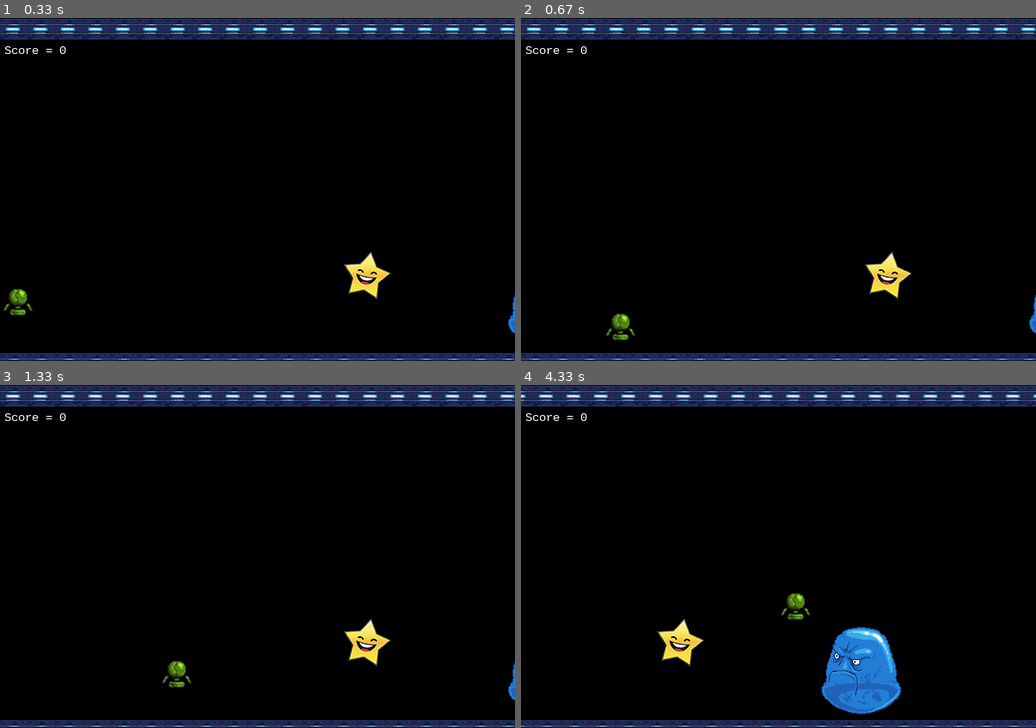
Above: before the commit, frames 1-4 (two rows, left to right).
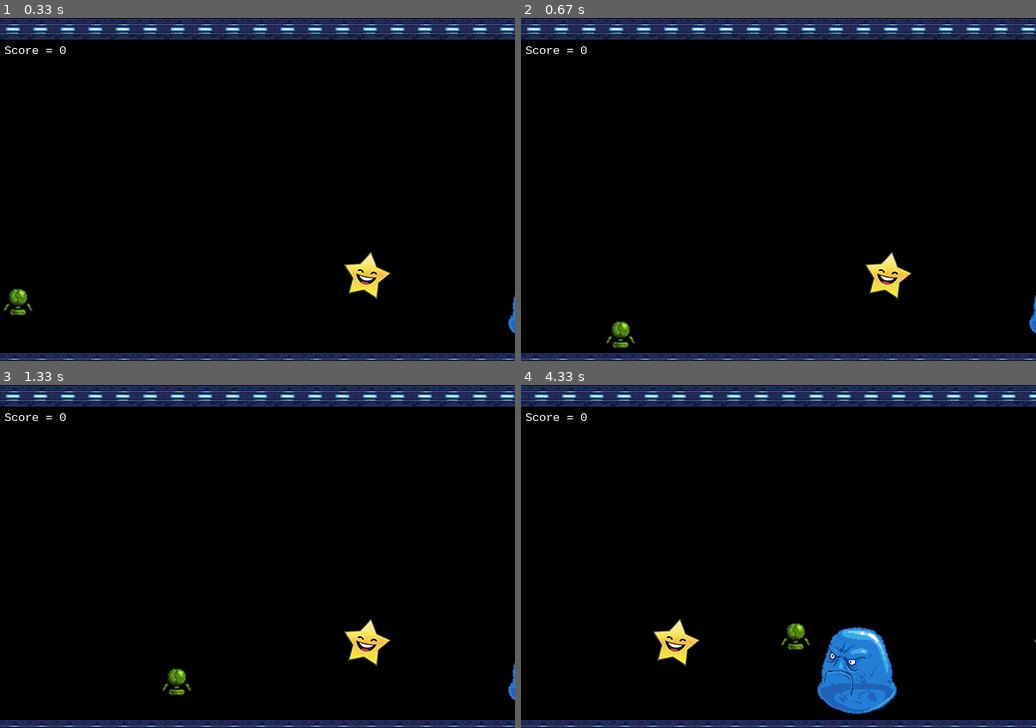
Above: after the commit, the same moments.

Repository: DanCher17/Game
Game: pygame game, started from game.py
Two runs of this game, one before a commit and one after it. Both use one fixed random seed, a clock stepped at 60 frames per second and the inputs below. The source is Python 2; it was converted automatically to run under Python 3.
Inputs:
- Up to frame 1 (0.33 s): type "1 (at the terminal prompt)" at 0 s; type "1 (at the terminal prompt)" at 0 s
- Up to frame 2 (0.67 s): hold Right from 0.33 s (still down)
- Up to frame 3 (1.33 s): release Right at 0.8 s; hold Up 0.83-1.13 s; hold Right from 1.17 s (still down)
- Up to frame 4 (4.33 s): release Right at 1.63 s; hold Down 1.67-1.97 s; hold Up 2-2.37 s; hold Right 2.4-3.03 s; hold Right 3.47-3.93 s; hold Up 3.97-4.27 s

Frame 1 is identical in both runs. In frame 2, 0.3% of the frame differs, in the area x 16-23%, y 86-97%; in frame 3, 0.3%; in frame 4, 4.1%, in the area x 0-100%, y 0-100%.

Commit message:
after refucktoring

Diff:
--- /dev/null
+++ b/GameObject.py
@@ -0,0 +1,9 @@
+import pygame
+from pygame import *
+
+class GameObject(sprite.Sprite):
+    def __init__(self, x, y, width, height, image):
+        sprite.Sprite.__init__(self)
+        self.image = Surface((width, height))
+        self.image = image
+        self.rect = self.image.get_rect(x = x, y = y)
--- a/game.py
+++ b/game.py
@@ -5,70 +5,17 @@
 import time
 import pygame
 from pygame import *
+from camera import *
 from player import *
-from monsters import *
-from camera import *
-from star import *
-from tramp import *
-from ground import *
+from loadLevel import *
 
 pygame.init()
 
 WIN_WIDTH = 600
 WIN_HEIGHT = 400
 DISPLAY = (WIN_WIDTH, WIN_HEIGHT)
-font = pygame.font.SysFont("Consolas", 16)
+FONT = pygame.font.SysFont("Consolas", 16)
 CENTER_OF_SCREEN = WIN_WIDTH / 2, WIN_HEIGHT / 2
-
-def loadLevel(name):
-    global playerX, playerY
-    global total_level_height, total_level_width
-    global sprite_layers
-
-    world_map = tmxreader.TileMapParser().parse_decode(name)
-    resources = helperspygame.ResourceLoaderPygame()
-    resources.load(world_map)
-
-    sprite_layers = helperspygame.get_layers_from_map(resources)
-
-    monsters_layer_1 = sprite_layers[0]
-    for monster in monsters_layer_1.objects:
-        x = monster.x
-        y = monster.y
-        mn = Monster_1(x,y)
-        monsters.add(mn)
-        entities.add(monsters)
-    monsters_layer_2 = sprite_layers[1]
-    for monster in monsters_layer_2.objects:
-        x = monster.x
-        y = monster.y
-        mn = Monster_2(x,y)
-        monsters.add(mn)
-        entities.add(monsters)
-    monsters_layer_3 = sprite_layers[2]
-    for monster in monsters_layer_3.objects:
-        x = monster.x
-        y = monster.y
-        mn = Monster_3(x,y)
-        monsters.add(mn)
-        entities.add(monsters)
-    stars_layer = sprite_layers[3]
-    for star in stars_layer.objects:
-        x = star.x
-        y = star.y
-        st = Star(x,y)
-        stars.add(st)
-        entities.add(stars)
-    tramps_layer = sprite_layers[4]
-    for tramp in tramps_layer.objects:
-        x = tramp.x
-        y = tramp.y
-        tr = Tramp(x,y)
-        tramps.add(tr)
-        entities.add(tramps)
-
-    total_level_width  = 3500
-    total_level_height = 320
 
 def main():
     print("Enter position: ")
@@ -76,79 +23,64 @@
     print("Enter boost: ")
     boost = int(input())
 
-    pygame.init()
-    screen = pygame.display.set_mode(DISPLAY)
-    pygame.display.set_caption("Duckin Ball")
+    screen = pygame.display.set_mode((DISPLAY))
+    pygame.display.set_caption("GAME")
     bg = Surface((WIN_WIDTH,WIN_HEIGHT))
     renderer = helperspygame.RendererPygame()
-    loadLevel("level.tmx")
 
-    right = False
-    up = False
-    down = False
+    sprite_layers, items_for_show, colliders = loadLevel("level.tmx")
 
-    for i in range(200):
-        gr = Ground(i*32, 390)
-        ground.append(gr)
-        tp = Ground(i*32, 0)
-        ground.append(tp)
-    entities.add(ground)
+    control = {'right': False, 'up': False, 'down': False}
 
-    hero = Player(x,80, boost)
-    entities.add(hero)
+    hero = Player(x, 80, boost)
+    items_for_show.add(hero)
 
     timer = pygame.time.Clock()
 
-    camera = Camera(camera_configure, total_level_width, total_level_height)
-
+    camera = Camera(camera_configure, 3500, 320)
+    white = pygame.Color('white')
     while not hero.win:
         timer.tick(60)
+
         for e in pygame.event.get():
             if e.type == QUIT:
                 raise (SystemExit, "QUIT")
             if e.type == KEYDOWN and e.key == K_RIGHT:
-               right = True
+               control['right'] = True
             if e.type == KEYDOWN and e.key == K_UP:
-               up = True
+               control['up'] = True
             if e.type == KEYDOWN and e.key == K_DOWN:
-               down = True
+               control['down'] = True
 
             if e.type == KEYUP and e.key == K_RIGHT:
-               right = False
+               control['right'] = False
             if e.type == KEYUP and e.key == K_UP:
-               up = False
+               control['up'] = False
             if e.type == KEYUP and e.key == K_DOWN:
-               down = False
+               control['down'] = False
 
         for sprite_layer in sprite_layers:
             if not sprite_layer.is_object_group:
                 renderer.render_layer(screen, sprite_layer)
 
-        for e in entities:
+        for e in items_for_show:
             screen.blit(e.image, camera.apply(e))
 
         camera.update(hero)
         center_offset = camera.reverse(CENTER_OF_SCREEN)
         renderer.set_camera_position_and_size(center_offset[0], center_offset[1], WIN_WIDTH, WIN_HEIGHT, "center")
-        hero.update(right,up,down, ground, monsters, stars, tramps)
+        hero.update(control, colliders)
 
-        score_text = font.render("Score = " + str(hero.SCORE), 1, (255,255,255))
+        score_text = FONT.render("Score = " + str(hero.SCORE), 1, white)
         screen.blit(score_text, (5, 30))
 
         pygame.display.update()
         screen.blit(bg, (0,0))
 
-    final_text = font.render("FINISH! Your score is " + str(hero.SCORE), 1, (255,255,255))
+    final_text = FONT.render("FINISH! Your score is " + str(hero.SCORE), 1, white)
     screen.blit(final_text, (175, 30))
     pygame.display.update()
     time.wait(5000)
 
-ground = []
-top = []
-tramps = pygame.sprite.Group()
-monsters = pygame.sprite.Group()
-stars = pygame.sprite.Group()
-entities = pygame.sprite.Group()
-
 if __name__ == "__main__":
     main()
--- a/ground.py
+++ b/ground.py
@@ -2,15 +2,8 @@
 # -*- coding: utf-8 -*-
 import pygame
 from pygame import *
+from GameObject import *
 
-WIDTH = 32
-HEIGHT = 26
-GROUND_IMG = "./img/ground.png"
-EXIT_IMG = "./img/exit.png"
-
-class Ground(sprite.Sprite):
-    def __init__(self, x, y):
-        sprite.Sprite.__init__(self)
-        self.image = Surface((WIDTH, HEIGHT))
-        self.image = image.load(GROUND_IMG)
-        self.rect = Rect(x, y, WIDTH, HEIGHT)
+class Ground(GameObject):
+     def __init__(self, x, y):
+        GameObject.__init__(self, x = x, y = y, width = 32, height = 26, image = image.load("./img/ground.png"))
--- a/level.tmx
+++ b/level.tmx
@@ -12,8 +12,8 @@
  <tileset firstgid="4" name="star" tilewidth="55" tileheight="55">
   <image source="img/star.png" trans="ff00ff" width="55" height="55"/>
  </tileset>
- <tileset firstgid="5" name="tramp" tilewidth="58" tileheight="123">
-  <image source="img/tramp.png" trans="ff00ff" width="58" height="123"/>
+ <tileset firstgid="5" name="tramp" tilewidth="58" tileheight="22">
+  <image source="img/trampoline/1.png" trans="ff00ff" width="58" height="22"/>
  </tileset>
  <objectgroup name="monster1" width="220" height="20">
   <object gid="1" x="592" y="282"/>
@@ -47,8 +47,8 @@
   <object gid="4" x="3236" y="163"/>
  </objectgroup>
  <objectgroup name="tramp" width="220" height="20">
-  <object gid="5" x="1049" y="289"/>
-  <object gid="5" x="2044" y="296"/>
-  <object gid="5" x="3045" y="305"/>
+  <object gid="5" x="1117" y="371"/>
+  <object gid="5" x="2030" y="371"/>
+  <object gid="5" x="2989" y="371"/>
  </objectgroup>
 </map>
--- /dev/null
+++ b/loadLevel.py
@@ -0,0 +1,66 @@
+import helperspygame
+import tmxreader
+import pygame
+from pygame import *
+from monsters import *
+from star import *
+from ground import *
+from trampoline import *
+
+def loadLevel(name):
+    tramps = pygame.sprite.Group()
+    monsters = pygame.sprite.Group()
+    stars = pygame.sprite.Group()
+    entities = pygame.sprite.Group()
+    ground = []
+
+    world_map = tmxreader.TileMapParser().parse_decode(name)
+    resources = helperspygame.ResourceLoaderPygame()
+    resources.load(world_map)
+
+    sprite_layers = helperspygame.get_layers_from_map(resources)
+
+    monsters_layer_1 = sprite_layers[0]
+    for monster in monsters_layer_1.objects:
+        x = monster.x
+        y = monster.y
+        mn = Monster_1(x,y)
+        monsters.add(mn)
+        entities.add(monsters)
+    monsters_layer_2 = sprite_layers[1]
+    for monster in monsters_layer_2.objects:
+        x = monster.x
+        y = monster.y
+        mn = Monster_2(x,y)
+        monsters.add(mn)
+        entities.add(monsters)
+    monsters_layer_3 = sprite_layers[2]
+    for monster in monsters_layer_3.objects:
+        x = monster.x
+        y = monster.y
+        mn = Monster_3(x,y)
+        monsters.add(mn)
+        entities.add(monsters)
+    stars_layer = sprite_layers[3]
+    for star in stars_layer.objects:
+        x = star.x
+        y = star.y
+        st = Star(x,y)
+        stars.add(st)
+        entities.add(stars)
+    tramps_layer = sprite_layers[4]
+    for tramp in tramps_layer.objects:
+        x = tramp.x
+        y = tramp.y
+        tr = Trampoline(x,y)
+        tramps.add(tr)
+        entities.add(tramps)
+    for i in range(200):
+        gr = Ground(i*32, 390)
+        ground.append(gr)
+        tp = Ground(i*32, 0)
+        ground.append(tp)
+    entities.add(ground)
+    colliders = (monsters, stars, tramps, ground)
+
+    return sprite_layers, entities, colliders
--- a/monsters.py
+++ b/monsters.py
@@ -3,34 +3,17 @@
 
 import pygame
 from pygame import *
+from GameObject import *
 
-Monster1_IMG = "./img/rock1.png"
-Monster2_IMG = "./img/rock2.png"
-Monster3_IMG = "./img/rock3.png"
+class Monster_1(GameObject):
+    def __init__(self, x, y):
+        GameObject.__init__(self, x = x, y = y, width = 94, height = 107, image = image.load("./img/monster_1.png"))
 
-class Monster_1(sprite.Sprite):
+class Monster_2(GameObject):
+    def __init__(self, x, y):
+        GameObject.__init__(self, x = x, y = y, width = 65, height = 89, image = image.load("./img/monster_2.png"))
+
+class Monster_3(GameObject):
     def __init__(self, x, y):
         sprite.Sprite.__init__(self)
-        WIDTH = 94
-        HEIGHT = 107
-        self.image = Surface((WIDTH, HEIGHT))
-        self.image = image.load("./img/monster_1.png")
-        self.rect = Rect(x, y, WIDTH, HEIGHT)
-
-class Monster_2(sprite.Sprite):
-    def __init__(self, x, y):
-        sprite.Sprite.__init__(self)
-        WIDTH = 65
-        HEIGHT = 89
-        self.image = Surface((WIDTH, HEIGHT))
-        self.image = image.load("./img/monster_2.png")
-        self.rect = Rect(x, y, WIDTH, HEIGHT)
-
-class Monster_3(sprite.Sprite):
-    def __init__(self, x, y):
-        sprite.Sprite.__init__(self)
-        WIDTH = 87
-        HEIGHT = 102
-        self.image = Surface((WIDTH, HEIGHT))
-        self.image = image.load("./img/monster_3.png")
-        self.rect = Rect(x, y, WIDTH, HEIGHT)
+        GameObject.__init__(self, x = x, y = y, width = 87, height = 102, image = image.load("./img/monster_3.png"))
--- a/player.py
+++ b/player.py
@@ -3,51 +3,42 @@
 
 import pygame
 from pygame import *
-from tramp import *
+from trampoline import *
+from GameObject import *
 import time
-import star
 
 MOVE_SPEED = 5
 JUMP_POWER = 10
+GRAVITY = 0.35
+ticks = pygame.time.get_ticks()
 
-WIDTH = 50
-HEIGHT = 50
-GRAVITY = 0.35
-PLAYER_IMG = "./img/hero.png"
-
-ticks=pygame.time.get_ticks()
-
-class Player(sprite.Sprite):
+class Player(GameObject):
     SCORE = 0
-
     def __init__(self, x, y, boost):
-        sprite.Sprite.__init__(self)
+        GameObject.__init__(self, x = x, y = y, width = 50, height = 50, image = image.load("./img/hero.png" ))
         self.xvel = 0
         self.yvel = 0
         self.onGround = False
-        self.image = image.load(PLAYER_IMG)
-        self.rect = Rect(x, y, WIDTH, HEIGHT)
         self.boost = boost
         self.win = False
 
-    def update(self, right, up, down, ground, monsters, star, tramps):
-        if right:
+    def update(self, control, colliders):
+        if control['right']:
             self.xvel = MOVE_SPEED
-        if up:
+        if control['up']:
             self.yvel = -MOVE_SPEED
-        if down:
+        if control['down']:
             self.yvel = MOVE_SPEED
 
-        if not (right or up or down):
+        if not (control['right'] or control['up'] or control['down']):
             self.xvel = 0
 
         seconds = (pygame.time.get_ticks() - ticks) / 1000
         if not self.onGround:
-            if seconds < 3:
+            if seconds < 5:
                 self.yvel +=  GRAVITY + self.boost
             else:
                 self.yvel +=  GRAVITY
-
 
         if self.rect.x > 3500:
             self.win = True
@@ -56,13 +47,13 @@
         self.onGround = False;
 
         self.rect.x += self.xvel
-        self.collide(self.xvel, 0, ground, monsters, star, tramps)
+        self.collide(self.xvel, 0, colliders)
 
         self.rect.y += self.yvel
-        self.collide(0, self.yvel, ground, monsters, star, tramps)
+        self.collide(0, self.yvel, colliders)
 
-    def collide(self, xvel, yvel, ground, monsters, stars, tramps):
-            for gr in ground:
+    def collide(self, xvel, yvel, colliders):
+            for gr in colliders[3]:
                 if sprite.collide_rect(self, gr):
                     if yvel > 0:
                         self.rect.bottom = gr.rect.top
@@ -72,7 +63,7 @@
                         self.rect.top = gr.rect.bottom
                         self.yvel = 0
 
-            monsters_hit_list = sprite.spritecollide(self, monsters, False)
+            monsters_hit_list = sprite.spritecollide(self, colliders[0], False)
             for mn in monsters_hit_list:
                 if xvel > 0:
                     self.rect.right = mn.rect.left
@@ -81,11 +72,10 @@
                 if yvel < 0:
                     self.rect.top = mn.rect.bottom
 
-            stars_hit_list = sprite.spritecollide(self, stars, True)
+            stars_hit_list = sprite.spritecollide(self, colliders[1], True)
             for star in stars_hit_list:
                 self.SCORE = self.SCORE + 5
-
-            tramps_hit_list = sprite.spritecollide(self, tramps, False)
+            tramps_hit_list = sprite.spritecollide(self, colliders[2], False)
             for tramp in tramps_hit_list:
                 tramp.tramp_animation()
                 self.yvel = -JUMP_POWER
--- a/star.py
+++ b/star.py
@@ -2,14 +2,8 @@
 # -*- coding: utf-8 -*-
 import pygame
 from pygame import *
+from GameObject import *
 
-WIDTH = 50
-HEIGHT = 50
-STAR_IMG = "./img/star.png"
-
-class Star(sprite.Sprite):
+class Star(GameObject):
     def __init__(self, x, y):
-        sprite.Sprite.__init__(self)
-        self.image = Surface((WIDTH, HEIGHT))
-        self.image = image.load(STAR_IMG)
-        self.rect = Rect(x, y, WIDTH, HEIGHT)
+    	GameObject.__init__(self, x = x, y = y, width = 50, height = 50, image = image.load("./img/star.png"))
--- a/tramp.py
+++ /dev/null
@@ -1,35 +0,0 @@
-#!/usr/bin/env python
-# -*- coding: utf-8 -*-
-import pygame
-from pygame import *
-import pyganim
-
-WIDTH = 58
-HEIGHT = 123
-TRAMP_IMG = "./img/tramp_anim2.png"
-TRAMP_ANIM = ["./img/tramp_anim2.png",
-"./img/tramp_anim1.png",
-"./img/tramp.png",
-"./img/tramp_anim2.png"
-]
-ANIM_DELAY = 0.9
-
-class Tramp(sprite.Sprite):
-    def __init__(self, x, y):
-        sprite.Sprite.__init__(self)
-        self.startX = x
-        self.startY = y
-        self.image = Surface((WIDTH,HEIGHT))
-        self.rect = Rect(x, y, WIDTH, HEIGHT)
-        self.image = image.load(TRAMP_IMG)
-
-        Animation = []
-        for anim in TRAMP_ANIM:
-            Animation.append((anim, ANIM_DELAY))
-        self.Anim = pyganim.PygAnimation(Animation)
-        self.Anim.play()
-
-    def tramp_animation(self):
-        self.image.fill(Color("#000000"))
-        self.image.set_colorkey(Color("#000000"))
-        self.Anim.blit(self.image, (0, 0))
--- /dev/null
+++ b/trampoline.py
@@ -0,0 +1,23 @@
+#!/usr/bin/env python
+# -*- coding: utf-8 -*-
+import pygame
+from pygame import *
+from GameObject import *
+import pyganim
+
+TRAMP_ANIM = ["./img/trampoline/2.png"]
+
+class Trampoline(GameObject):
+    def __init__(self, x, y):
+        GameObject.__init__(self, x = x, y = y, width = 58, height = 22, image = image.load("./img/trampoline/1.png"))
+
+        Animation = []
+        for anim in TRAMP_ANIM:
+            Animation.append((anim, 0.008))
+        self.Anim = pyganim.PygAnimation(Animation)
+        self.Anim.play()
+
+    def tramp_animation(self):
+        self.image.fill(Color("#000000"))
+        self.image.set_colorkey(Color("#000000"))
+        self.Anim.blit(self.image, (0, 0))
Binary file removed: img/tramp_anim1.png
Binary file removed: img/tramp_anim2.png
Binary file added: img/trampoline/1.png
Binary file added: img/trampoline/2.png
Not shown, added: GameObject.pyc
Not shown, changed: camera.pyc
Not shown, changed: game.pyc
Not shown, changed: ground.pyc
Not shown, changed: helperspygame.pyc
Not shown, added: loadLevel.pyc
Not shown, changed: monsters.pyc
Not shown, changed: player.pyc
(and 6 more such lines)
